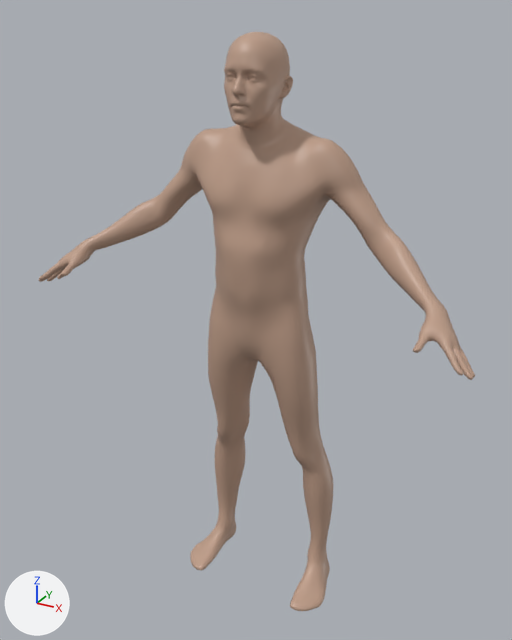
Renders of the glTF model web/public/models/body.glb from each side of a commit.
The view is the same before and after, from a 50 mm lens placed at (0.934, -1.745, 1.833), pointed at (0.006, -0.058, 0.99). The lights are fixed; the arrows at lower left show +X, +Y and +Z. The picture after the commit comes second.

Objects in the first picture: 'body'.
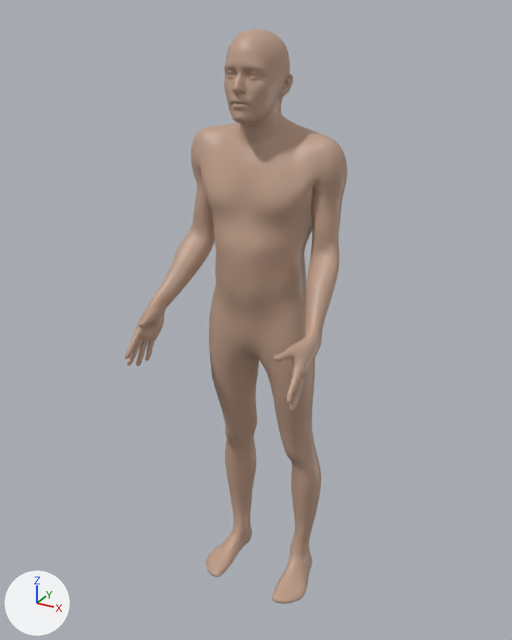
The newer file adds an action. The first version stands in its rest pose; the second is drawn at frame 1 of the action 'relaxed'.

Where the change shows, as pixel boxes (x1, y1, x2, y2) in the pictures (512 x 640 px):
'body', posed (49% narrower)
    before: (39, 32, 475, 611)
    after: (125, 29, 347, 604)
bone 'l_upleg', root to tip
    before: (287, 335) to (302, 319)
    after: (287, 333) to (302, 318)
bone 'l_talocrural', root to tip
    before: (317, 556) to (321, 549)
    after: (300, 550) to (304, 543)
bone 'r_upleg', root to tip
    before: (238, 324) to (219, 339)
    after: (238, 322) to (219, 337)
bone 'r_talocrural', root to tip
    before: (226, 522) to (221, 529)
    after: (242, 528) to (237, 535)
bone 'r_uparm', root to tip
    before: (214, 145) to (230, 150)
    after: (214, 143) to (233, 145)
bone 'r_lowarm', root to tip
    before: (164, 205) to (170, 214)
    after: (204, 232) to (216, 243)
bone 'l_uparm', root to tip
    before: (329, 157) to (328, 153)
    after: (329, 155) to (331, 156)
bone 'l_lowarm', root to tip
    before: (386, 238) to (379, 228)
    after: (329, 253) to (333, 243)

The edits, one by one:
Bone 'l_upleg' (bone_l_upleg) turns from (0, 0, 0) to (0, 4, 0) degrees about its own x, y and z.
Bone 'l_talocrural' (bone_l_talocrural) turns from (0, 0, 0) to (0, -4, 0) degrees about its own x, y and z.
Bone 'r_upleg' (bone_r_upleg) turns from (0, 0, 0) to (0, 4, 0) degrees about its own x, y and z.
Bone 'r_talocrural' (bone_r_talocrural) turns from (0, 0, 0) to (0, -4, 0) degrees about its own x, y and z.
Bone 'r_uparm' (bone_r_uparm) turns from (0, 0, 0) to (1, -35, -14) degrees about its own x, y and z.
Bone 'r_lowarm' (bone_r_lowarm) turns from (0, 0, 0) to (-9, -10, 4) degrees about its own x, y and z.
Bone 'l_uparm' (bone_l_uparm) turns from (0, 0, 0) to (1, -35, -14) degrees about its own x, y and z.
Bone 'l_lowarm' (bone_l_lowarm) turns from (0, 0, 0) to (-9, -10, 4) degrees about its own x, y and z.
